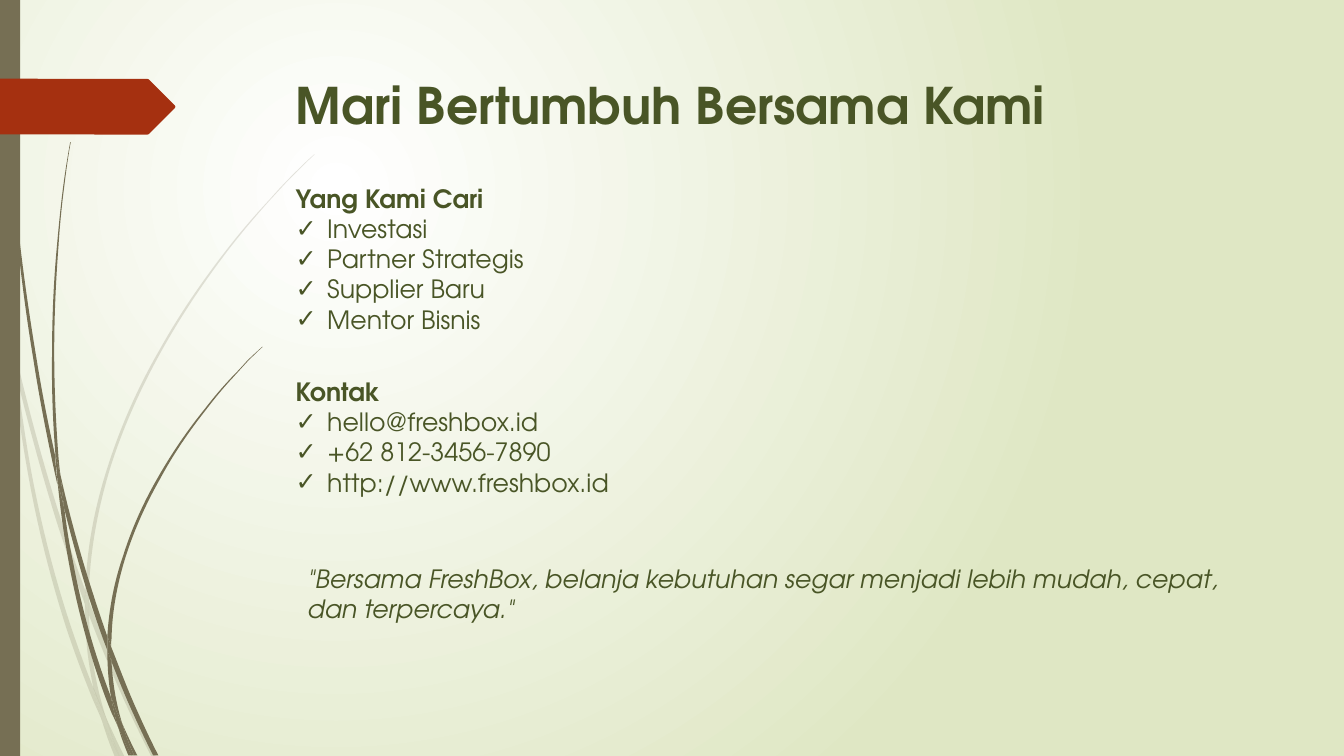
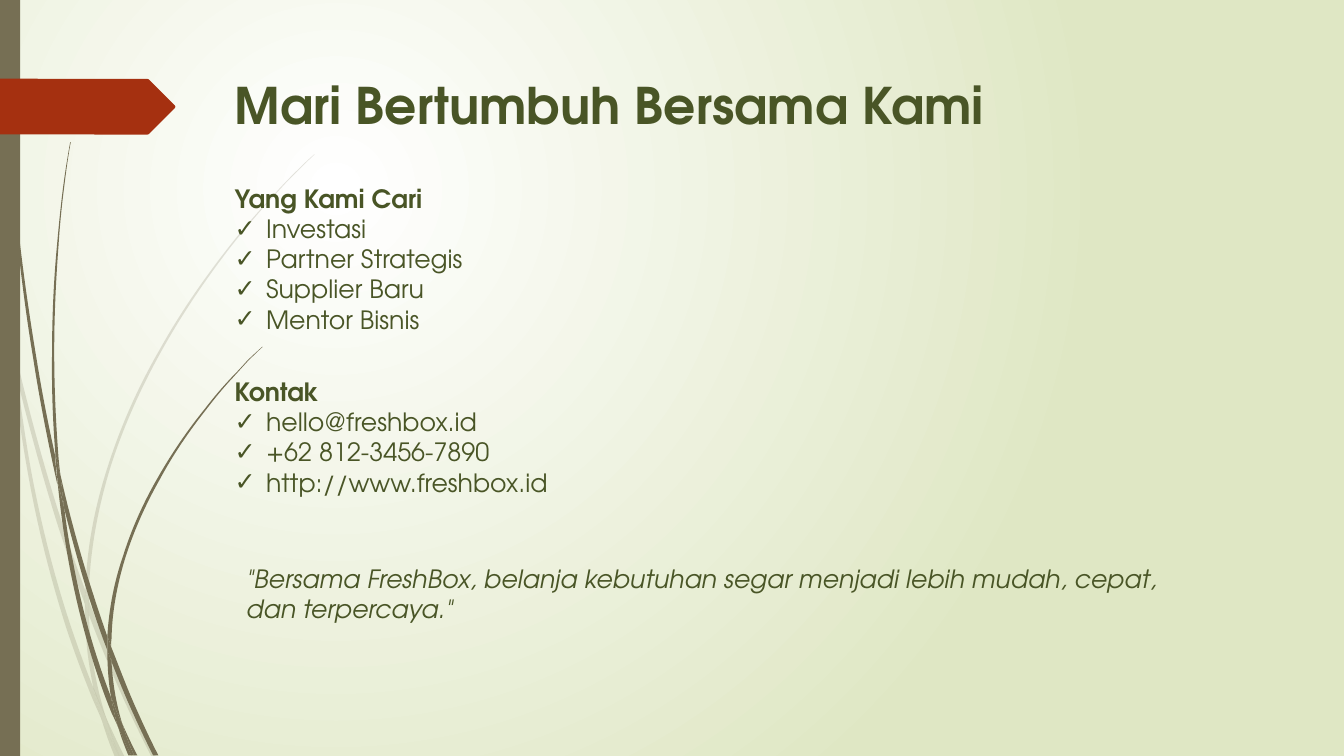
Before and after one commit to onysu/kursus, a slide deck: slide 7 of assets/files/Business-Pitch-Deck-7-Slide.pptx. Drawn at 1344x756 pixels with LibreOffice and Linux fonts; fonts in the diff are those of the drawing. Boxes give left, top, right and bottom in pixels: in the first picture for what was removed or moved away, otherwise in the second. Text is boxed around its words. In the diff, an @@ line names an element or a change of style, - is before the commit and + after.

```diff
--- a/assets/files/Business-Pitch-Deck-7-Slide.pptx
+++ b/assets/files/Business-Pitch-Deck-7-Slide.pptx
@@ 3 texts, 1 title: place and size @@
-3 texts, 1 title at [296,85,1218,623]
+3 texts, 1 title at [235,85,1157,623]
```
Also in this commit, not shown: 5 other slides changed, 1 other file.
